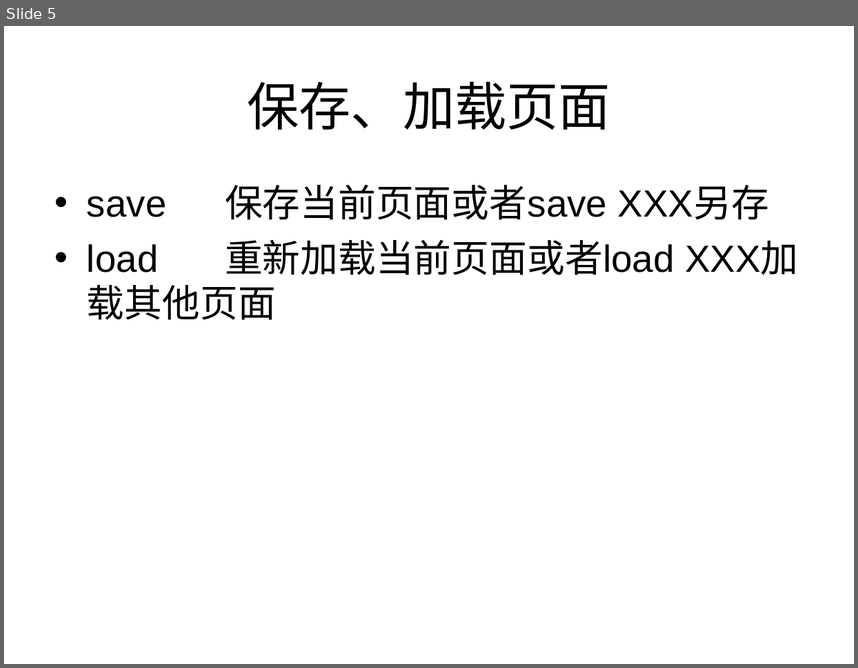
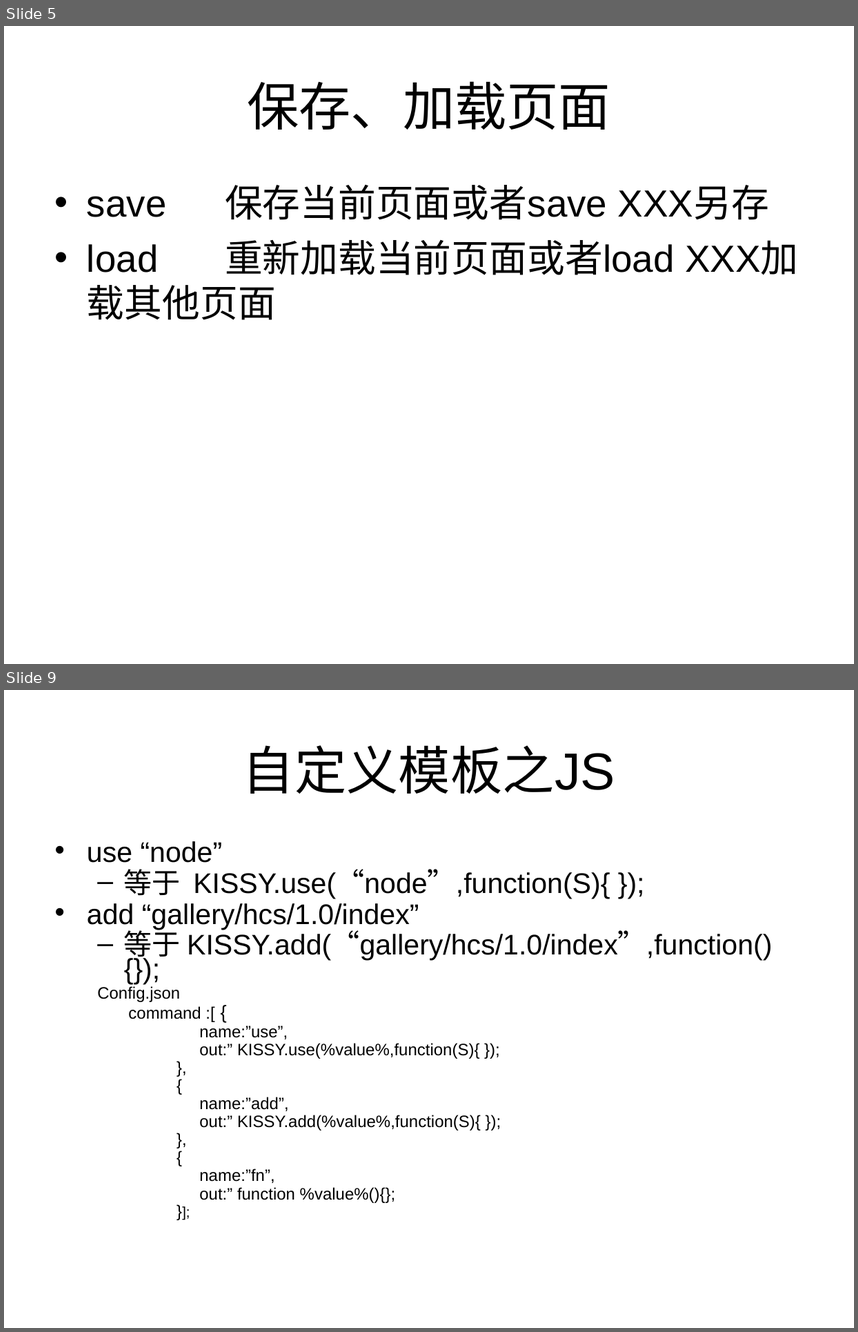
Before and after one commit to 306808700/hcs, a slide deck: 1.0/guide/HCS 基于chrome的命令行的编辑工具.ppt. Shown one above the other, each under a label of ours: slide 5 before the commit, slides 5 and 9 after it; the slides between them are not shown. The pictures are 858x668 and 858x1332 pixels, drawn with LibreOffice and Linux fonts; fonts in the diff are those of the drawing. Boxes give left, top, right and bottom in pixels: in the first picture for what was removed or moved away, otherwise in the second. Text is boxed around its words. In the diff, an @@ line names an element or a change of style, - is before the commit and + after.

```diff
--- a/1.0/guide/HCS 基于chrome的命令行的编辑工具.ppt
+++ b/1.0/guide/HCS 基于chrome的命令行的编辑工具.ppt
@@ slide 9 added at [4, 690, 854, 1328], background #FFFFFF @@
@@ title added at [243, 745, 615, 793], 44 pt, text #000000 @@
+自定义模板之JS
@@ text added at [87, 841, 772, 1203], 14 pt, text #000000 @@
+• use “node”
+  – 等于 KISSY.use(“node”,function(S){ });
+• add “gallery/hcs/1.0/index”
+  – 等于 KISSY.add(“gallery/hcs/1.0/index”,function(){});
+  Config.json
+  command :[ {
+    name:”use”,
+    out:” KISSY.use(%value%,function(S){ });
+    },
+    {
+    name:”add”,
+    out:” KISSY.add(%value%,function(S){ });
+    },
+    {
+    name:”fn”,
+    out:” function %value%(){};
+    }];
```
Also in this commit, not shown: 4 slides changed, 7 other slides added.
